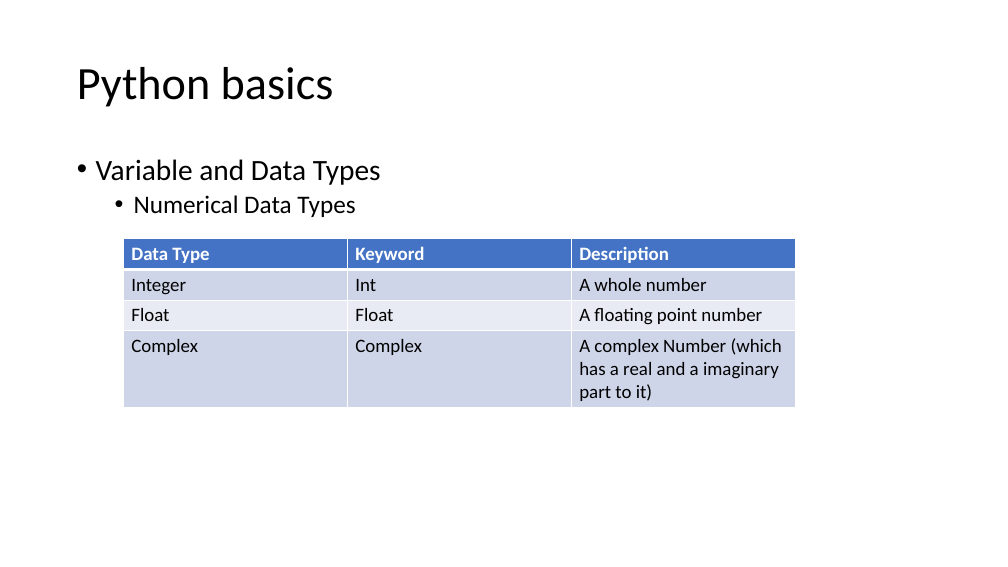
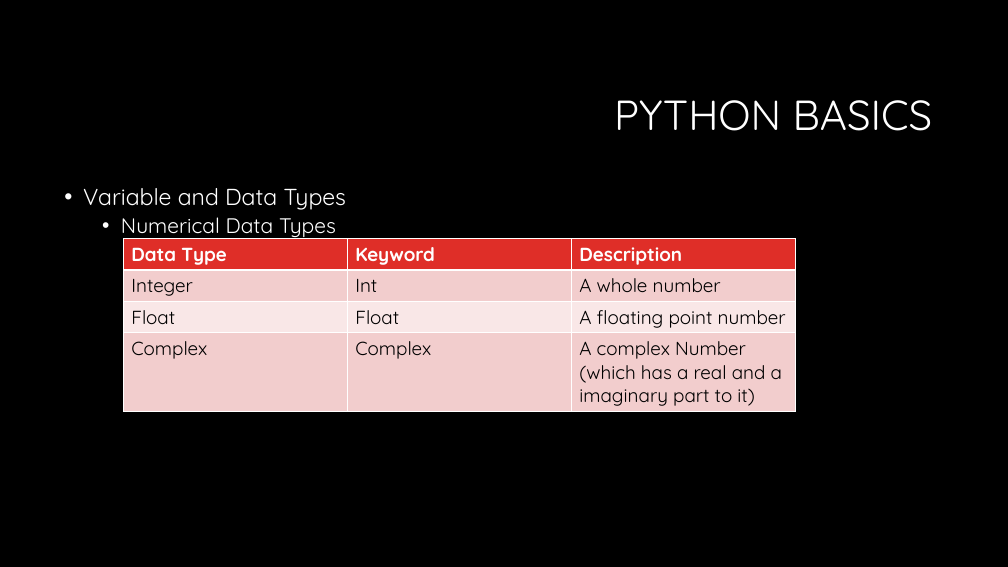
Before and after one commit to LuyangYin1/Python-for-everyone, a slide deck: slide 6 of Class-1/Python For Everyone.pptx. Drawn at 1008x567 pixels with LibreOffice and Linux fonts; fonts in the diff are those of the drawing; background and template pictures are left out. Boxes give left, top, right and bottom in pixels: in the first picture for what was removed or moved away, otherwise in the second. Text is boxed around its words. In the diff, an @@ line names an element or a change of style, - is before the commit and + after.

```diff
--- a/Class-1/Python For Everyone.pptx
+++ b/Class-1/Python For Everyone.pptx
@@ background #FFFFFF to #000000 @@
@@ title at <box>614,100,933,131</box>: text changed; size 44 to 40 pt; font Calibri to Quicksand; text colour #000000 to #FFFFFF @@
-Python basics
+PYTHON BASICS
@@ text "Variable and Data Types": place and size @@
-text "Variable and Data Types" at <box>96,159,381,217</box>
+text "Variable and Data Types" at <box>83,188,346,239</box>
@@ text "Variable and Data Types" at <box>83,188,346,239</box>: size 28 to 22 pt in "Variable and Data Types"; font Calibri to Quicksand, text colour #000000 to #FFFFFF; size 24 to 20 pt in "Numerical Data Types" @@
@@ table at <box>124,239,796,429</box> @@
@@ fill #4472C4 to #DF2E28 in row 1 @@
@@ fill #CFD5EA to #F3CDCD in 6 cells @@
@@ fill #E9EBF5 to #F9E8E8 in row 3 @@
@@ font Calibri to Quicksand @@
```
Also in this commit, not shown: 15 other slides changed.
